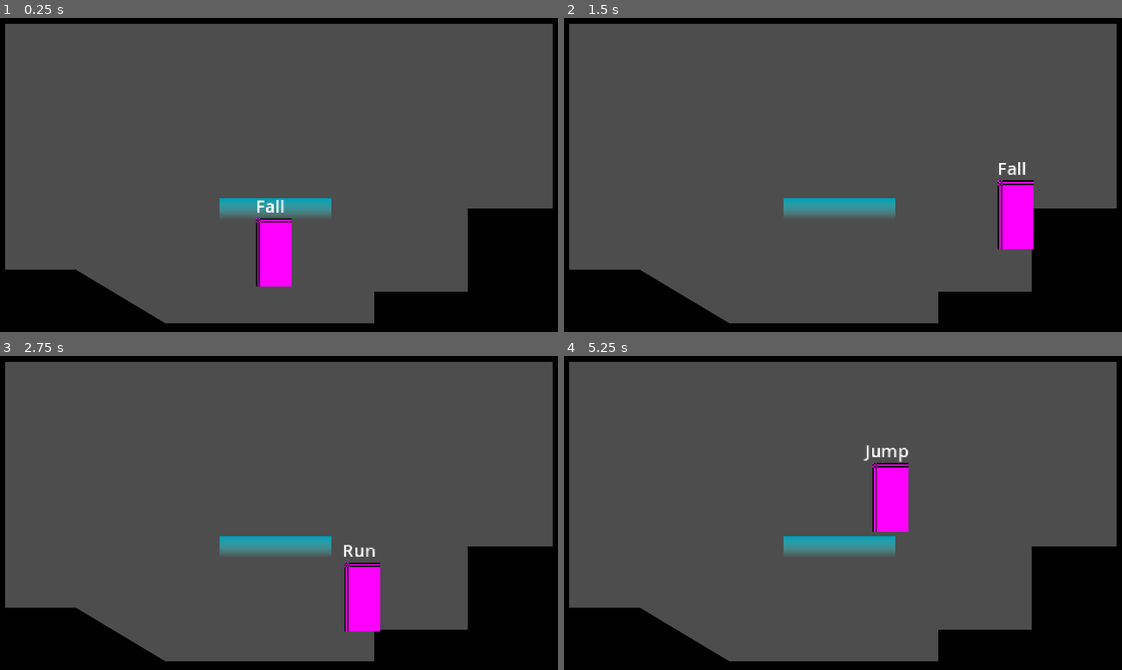
Above: before the commit, frames 1-4 (two rows, left to right).
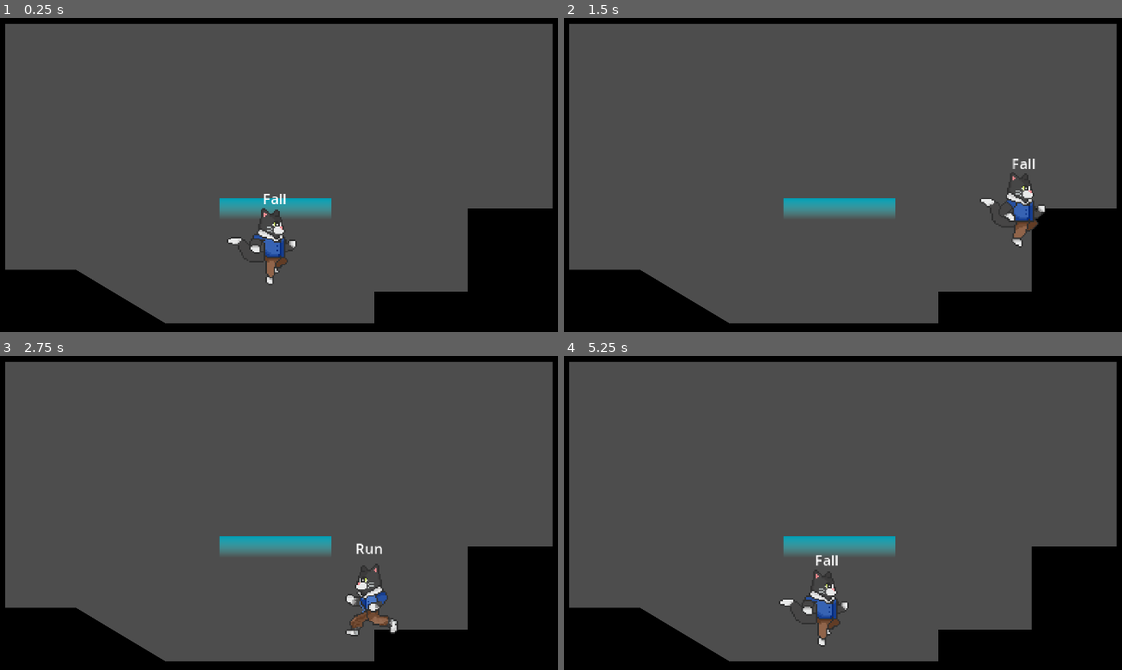
Above: after the commit, the same moments.

Repository: mimicales/catvania
Game: Godot game, scene res://playground.tscn
Same seed, same stepped clock (60 frames per second), same inputs: the game is played once before the commit and once after it.
Inputs:
- Up to frame 1 (0.25 s): no input
- Up to frame 2 (1.5 s): hold Space (jump) 0.53-1.28 s; hold D (right) from 0.53 s (still down); tap Space (jump) at 1.35 s
- Up to frame 3 (2.75 s): tap Space (jump) at 1.52, 1.82 s; release D (right) at 2.03 s; hold A (left) from 2.03 s (still down); hold Space (jump) from 2.03 s (still down)
- Up to frame 4 (5.25 s): release A (left) at 2.78 s; release Space (jump) at 2.78 s; hold D (right) 2.78-4.28 s; tap Space (jump) at 2.85, 3.02, 3.32, 4.35, 4.52, 4.82 s; hold Space (jump) 3.53-4.28 s; hold A (left) 4.28-5.03 s; hold D (right) from 5.03 s (still down); hold Space (jump) from 5.03 s (still down)

The runs differ from the first frame. In frame 1, 1.8% of the frame differs, in the area x 40-54%, y 56-86%; in frame 2, 1.8%; in frame 3, 1.8%; in frame 4, 2.5%, in the area x 38-62%, y 28-93%.

Commit message:
animations

Diff:
--- a/player/player.tscn
+++ b/player/player.tscn
@@ -6,19 +6,116 @@
 [ext_resource type="Script" uid="uid://b8dbvcdb7y62k" path="res://player/states/jump.gd" id="4_yw30f"]
 [ext_resource type="Script" uid="uid://02degni2tbq8" path="res://player/states/fall.gd" id="5_qjkh3"]
 [ext_resource type="Script" uid="uid://bi3jv738gps1i" path="res://player/states/crouch.gd" id="6_g6k8r"]
+[ext_resource type="Texture2D" uid="uid://8t0vkekli0lh" path="res://player/sprites/joueur.png" id="7_boad6"]
 
-[sub_resource type="PlaceholderTexture2D" id="PlaceholderTexture2D_kqu6x"]
-size = Vector2(25, 48)
+[sub_resource type="CapsuleShape2D" id="CapsuleShape2D_boad6"]
+radius = 7.0
+height = 44.0
 
-[sub_resource type="RectangleShape2D" id="RectangleShape2D_kqu6x"]
-size = Vector2(22, 46)
+[sub_resource type="CapsuleShape2D" id="CapsuleShape2D_rgyib"]
+radius = 9.0
+height = 24.0
 
-[sub_resource type="RectangleShape2D" id="RectangleShape2D_g6k8r"]
-size = Vector2(22, 28)
+[sub_resource type="RectangleShape2D" id="RectangleShape2D_boad6"]
+
+[sub_resource type="Animation" id="Animation_boad6"]
+resource_name = "idle"
+length = 2.0
+loop_mode = 1
+step = 0.5
+tracks/0/type = "value"
+tracks/0/imported = false
+tracks/0/enabled = true
+tracks/0/path = NodePath("Sprite2D:frame")
+tracks/0/interp = 1
+tracks/0/loop_wrap = true
+tracks/0/keys = {
+"times": PackedFloat32Array(0, 0.5, 1, 1.5),
+"transitions": PackedFloat32Array(1, 1, 1, 1),
+"update": 1,
+"values": [0, 1, 2, 3]
+}
+
+[sub_resource type="Animation" id="Animation_rgyib"]
+length = 0.001
+tracks/0/type = "value"
+tracks/0/imported = false
+tracks/0/enabled = true
+tracks/0/path = NodePath("Sprite2D:frame")
+tracks/0/interp = 1
+tracks/0/loop_wrap = true
+tracks/0/keys = {
+"times": PackedFloat32Array(0),
+"transitions": PackedFloat32Array(1),
+"update": 1,
+"values": [0]
+}
+
+[sub_resource type="Animation" id="Animation_hg6s5"]
+resource_name = "run"
+length = 0.7
+loop_mode = 1
+step = 0.1
+tracks/0/type = "value"
+tracks/0/imported = false
+tracks/0/enabled = true
+tracks/0/path = NodePath("Sprite2D:frame")
+tracks/0/interp = 1
+tracks/0/loop_wrap = true
+tracks/0/keys = {
+"times": PackedFloat32Array(0, 0.1, 0.2, 0.3, 0.4, 0.5, 0.6),
+"transitions": PackedFloat32Array(1, 1, 1, 1, 1, 1, 1),
+"update": 1,
+"values": [11, 12, 13, 14, 15, 16, 18]
+}
+
+[sub_resource type="Animation" id="Animation_8t03j"]
+resource_name = "jump"
+step = 0.1
+tracks/0/type = "value"
+tracks/0/imported = false
+tracks/0/enabled = true
+tracks/0/path = NodePath("Sprite2D:frame")
+tracks/0/interp = 1
+tracks/0/loop_wrap = true
+tracks/0/keys = {
+"times": PackedFloat32Array(0, 0.1, 0.3, 0.6, 0.79999995),
+"transitions": PackedFloat32Array(1, 1, 1, 1, 1),
+"update": 1,
+"values": [24, 25, 26, 27, 28]
+}
+
+[sub_resource type="Animation" id="Animation_2ieo8"]
+resource_name = "crouch"
+length = 0.4
+step = 0.05
+tracks/0/type = "value"
+tracks/0/imported = false
+tracks/0/enabled = true
+tracks/0/path = NodePath("Sprite2D:frame")
+tracks/0/interp = 1
+tracks/0/loop_wrap = true
+tracks/0/keys = {
+"times": PackedFloat32Array(0, 0.1, 0.2, 0.3),
+"transitions": PackedFloat32Array(1, 1, 1, 1),
+"update": 1,
+"values": [20, 21, 22, 23]
+}
+
+[sub_resource type="AnimationLibrary" id="AnimationLibrary_hg6s5"]
+_data = {
+&"RESET": SubResource("Animation_rgyib"),
+&"crouch": SubResource("Animation_2ieo8"),
+&"idle": SubResource("Animation_boad6"),
+&"jump": SubResource("Animation_8t03j"),
+&"run": SubResource("Animation_hg6s5")
+}
 
 [node name="Player" type="CharacterBody2D"]
 collision_layer = 0
 collision_mask = 3
+floor_constant_speed = true
+floor_snap_length = 1.5
 script = ExtResource("1_oul6g")
 
 [node name="States" type="Node" parent="."]
@@ -44,27 +141,39 @@
 script = ExtResource("6_g6k8r")
 
 [node name="Sprite2D" type="Sprite2D" parent="."]
-position = Vector2(0, -24)
-texture = SubResource("PlaceholderTexture2D_kqu6x")
+position = Vector2(0, -39)
+texture = ExtResource("7_boad6")
+hframes = 16
+vframes = 4
 
 [node name="CollisionStand" type="CollisionShape2D" parent="."]
-position = Vector2(0, -23)
-shape = SubResource("RectangleShape2D_kqu6x")
+position = Vector2(-1, -24)
+shape = SubResource("CapsuleShape2D_boad6")
 
 [node name="CollisionCrouch" type="CollisionShape2D" parent="."]
-position = Vector2(0, -14)
-shape = SubResource("RectangleShape2D_g6k8r")
+position = Vector2(-1, -14)
+shape = SubResource("CapsuleShape2D_rgyib")
 disabled = true
 
 [node name="Label" type="Label" parent="."]
-offset_left = -45.0
-offset_top = -65.0
-offset_right = 40.0
-offset_bottom = -48.0
-theme_override_font_sizes/font_size = 12
+offset_left = -42.0
+offset_top = -69.0
+offset_right = 43.0
+offset_bottom = -52.0
+theme_override_font_sizes/font_size = 10
 text = "label"
 horizontal_alignment = 1
 
-[node name="OneWayPlatformRayCast" type="RayCast2D" parent="."]
-target_position = Vector2(0, 4)
+[node name="OneWayPlatformRayCast" type="ShapeCast2D" parent="."]
+scale = Vector2(0.8198391, 0.14988947)
+enabled = false
+shape = SubResource("RectangleShape2D_boad6")
+target_position = Vector2(0, 1)
+max_results = 12
 collision_mask = 2
+
+[node name="AnimationPlayer" type="AnimationPlayer" parent="."]
+libraries = {
+&"": SubResource("AnimationLibrary_hg6s5")
+}
+autoplay = "idle"
--- a/player/scripts/player.gd
+++ b/player/scripts/player.gd
@@ -4,11 +4,12 @@
 @onready var sprite: Sprite2D = $Sprite2D
 @onready var collision_stand: CollisionShape2D = $CollisionStand
 @onready var collision_crouch: CollisionShape2D = $CollisionCrouch
-@onready var one_way_platform_ray_cast: RayCast2D = $OneWayPlatformRayCast
+@onready var one_way_platform_shape_cast: ShapeCast2D = $OneWayPlatformRayCast
+@onready var animation_player: AnimationPlayer = $AnimationPlayer
 
 
-@export var move_speed : float =150
-
+@export var max_fall_velocity : float = 600
+@export var move_speed : float = 150
 
 #region /// State Machine Variables
 var states : Array [PlayerState]
@@ -22,6 +23,7 @@
 var direction : Vector2 = Vector2.ZERO
 var gravity : float = 980
 var gravity_multiplier : float = 1.0
+
 #endregion
 
 
@@ -45,6 +47,7 @@
 #use for physics calculation delta=how much time has passed since the last frame
 func _physics_process(_delta: float) -> void:
 	velocity.y += gravity * _delta * gravity_multiplier
+	velocity.y = clampf(velocity.y, -1000, max_fall_velocity)
 	move_and_slide()
 	change_state( current_state.physics_process(_delta))
 	pass
@@ -87,8 +90,15 @@
 
 
 func update_direction() -> void:
-	var _prev_direction : Vector2 = direction
+	var prev_direction : Vector2 = direction
+
 	var x_axis = Input.get_axis( "left", "right")
 	var y_axis = Input.get_axis( "up", "down")
 	direction = Vector2(x_axis, y_axis)
+
+	if prev_direction.x != direction.x:
+		if direction.x <0:
+			sprite.flip_h = true
+		elif direction.x >0:
+			sprite.flip_h = false
 	pass
--- a/player/states/crouch.gd
+++ b/player/states/crouch.gd
@@ -9,25 +9,22 @@
 
 #what happens when we enter this state?
 func _enter() -> void:
-	#playanimation
+	player.animation_player.play("crouch")
 	player.collision_stand.disabled = true
 	player.collision_crouch.disabled = false
-	player.sprite.scale.y = 0.604
-	player.sprite.position.y = -14.5
 	pass
 
 #what happens when we exit this state?
 func _exit() -> void:
 	player.collision_stand.disabled = false
 	player.collision_crouch.disabled = true
-	player.sprite.scale.y = 1
-	player.sprite.position.y = -24
 	pass
 
 #what happens when an imput is pressed?
 func handle_input( _event : InputEvent) -> PlayerState:
 	if _event.is_action_pressed("jump"):
-		if player.one_way_platform_ray_cast.is_colliding() == true:
+		player.one_way_platform_shape_cast.force_shapecast_update()
+		if player.one_way_platform_shape_cast.is_colliding() == true:
 			player.position.y += 4
 			return fall
 		return jump
--- a/player/states/fall.gd
+++ b/player/states/fall.gd
@@ -14,7 +14,8 @@
 
 #what happens when we enter this state?
 func _enter() -> void:
-	#play animation
+	player.animation_player.play("jump")
+	player.animation_player.pause()
 	player.gravity_multiplier = fall_gravity_multiplier
 	if player.previous_state == jump:
 		coyote_timer = 0
@@ -25,6 +26,7 @@
 #what happens when we exit this state?
 func _exit() -> void:
 	player.gravity_multiplier = 1.0
+	buffer_timer = 0
 	pass
 
 #what happens when an imput is pressed?
@@ -40,6 +42,7 @@
 func process(delta: float) -> PlayerState:
 	coyote_timer -= delta
 	buffer_timer -= delta
+	set_jump_frame()
 	return next_state
 
 #what happens each process frame in this state?
@@ -49,3 +52,9 @@
 			return jump
 		return idle
 	return next_state
+
+
+func set_jump_frame() -> void:
+	var frame : float = remap(player.velocity.y, 0.0, player.max_fall_velocity, 0.5, 1.0)
+	player.animation_player.seek(frame, true)
+	pass
--- a/player/states/idle.gd
+++ b/player/states/idle.gd
@@ -10,6 +10,7 @@
 
 #what happens when we enter this state?
 func _enter() -> void:
+	player.animation_player.play("idle")
 	pass
 
 #what happens when we exit this state?
--- a/player/states/jump.gd
+++ b/player/states/jump.gd
@@ -1,6 +1,9 @@
 class_name PlayerStateJump extends PlayerState
 
 @export var jump_velocity : float = 450
+var slow_jump_timer := 0.0
+
+
 
 #what happens when this state is initialized
 func init() -> void:
@@ -8,8 +11,15 @@
 
 #what happens when we enter this state?
 func _enter() -> void:
-	#play animation
+	player.animation_player.play("jump")
+	player.animation_player.pause()
 	player.velocity.y = -jump_velocity
+
+	#check if this is a buffer jump
+	if player.previous_state == fall and not Input.is_action_pressed("jump"):
+		await get_tree().physics_frame
+		player.velocity.y *= 0.5
+		player.change_state(fall)
 	pass
 
 #what happens when we exit this state?
@@ -25,6 +35,7 @@
 
 #what happens each process frame in this state?
 func process(_delta: float) -> PlayerState:
+	set_jump_frame()
 	return next_state
 
 #what happens each process frame in this state?
@@ -35,3 +46,8 @@
 		return fall
 	player.velocity.x = player.direction.x * player.move_speed
 	return next_state
+
+func set_jump_frame() -> void:
+	var frame : float = remap(player.velocity.y, -jump_velocity, 0.0, 0.0, 0.5)
+	player.animation_player.seek(frame, true)
+	pass
--- a/player/states/run.gd
+++ b/player/states/run.gd
@@ -6,7 +6,7 @@
 
 #what happens when we enter this state?
 func _enter() -> void:
-	#play animation
+	player.animation_player.play("run")
 	pass
 
 #what happens when we exit this state?
Not shown: 1 places in player/player.tscn that only renumber resources
Binary file added: player/sprites/joueur.png
Not shown, added: player/sprites/joueur.png.import
